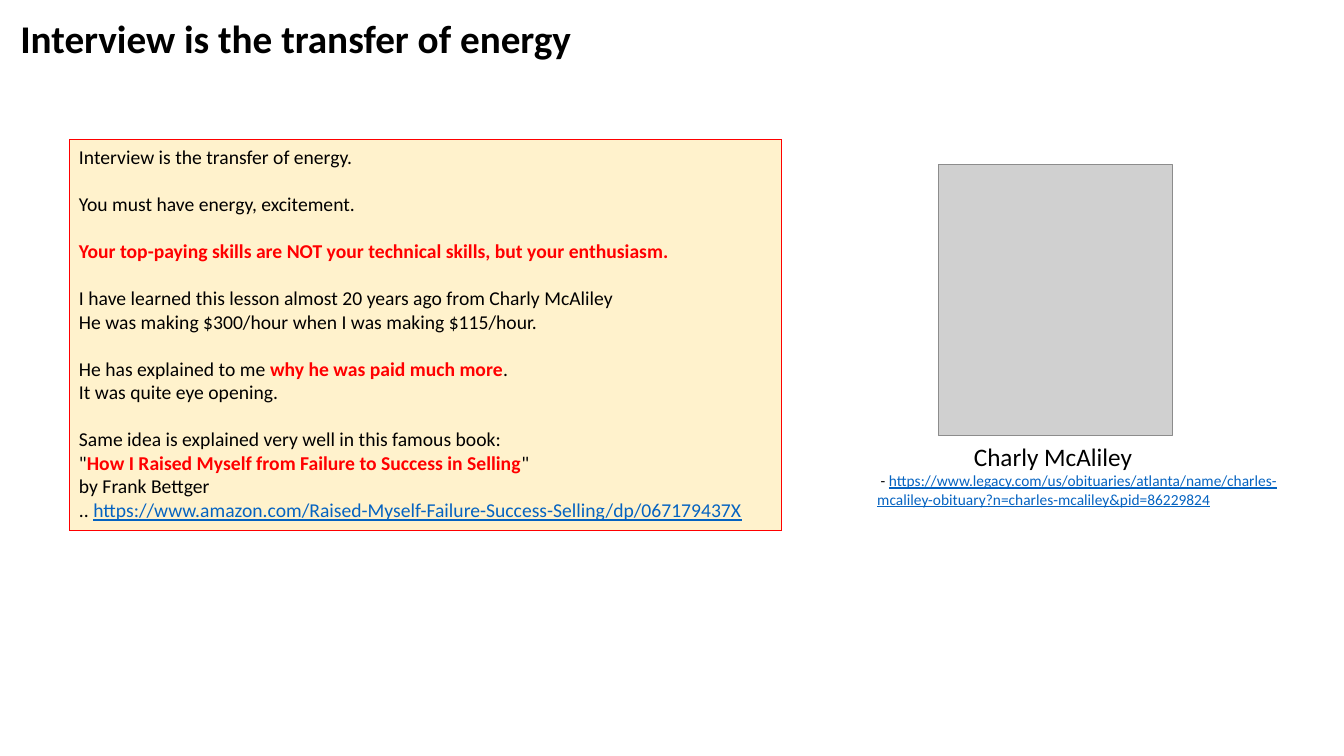
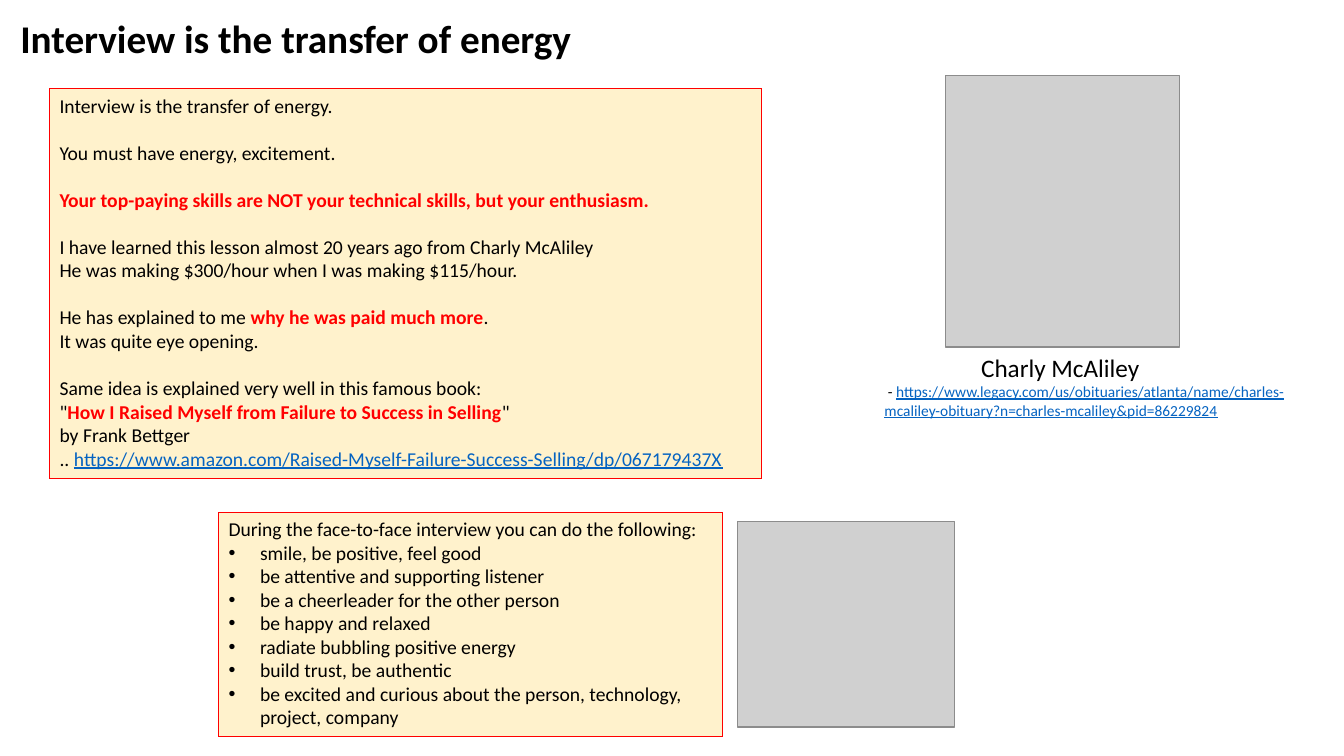
Before and after one commit to lselector/marketing, a slide deck: slide 7 of Job_Searching.pptx. Drawn at 1344x756 pixels with LibreOffice and Linux fonts; fonts in the diff are those of the drawing; grey boxes stand for pictures. Boxes give left, top, right and bottom in pixels: in the first picture for what was removed or moved away, otherwise in the second. Text is boxed around its words. In the diff, an @@ line names an element or a change of style, - is before the commit and + after.

Commit message:
update

```diff
--- a/Job_Searching.pptx
+++ b/Job_Searching.pptx
@@ rectangle "Interview is the transfer of ...": place and size @@
-rectangle "Interview is the transfer of ..." at bbox=[70, 140, 782, 530]
+rectangle "Interview is the transfer of ..." at bbox=[49, 89, 762, 479]
@@ picture: place and size @@
-picture at bbox=[939, 164, 1173, 436]
+picture at bbox=[946, 76, 1180, 347]
@@ text "Charly McAliley": place and size @@
-text "Charly McAliley" at bbox=[877, 448, 1277, 508]
+text "Charly McAliley" at bbox=[884, 359, 1284, 419]
@@ rectangle added at bbox=[219, 512, 723, 736], fill #FFF2CC, outline #FF0000 0.75 pt, 14 pt, text #000000 @@
+During the face-to-face interview you can do the following:
+• smile, be positive, feel good
+• be attentive and supporting listener
+• be a cheerleader for the other person
+• be happy and relaxed
+• radiate bubbling positive energy
+• build trust, be authentic
+• be excited and curious about the person, technology, project, company
@@ picture added at bbox=[737, 521, 955, 727] @@
```
